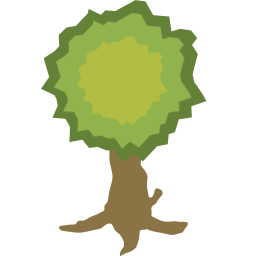
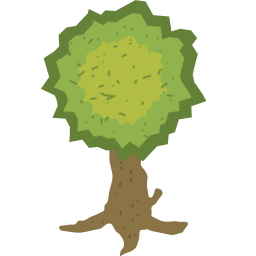
Layer changes from the first 256px x 256px image to the second:
added layer "Layer 12" in group "woods 2" over [66, 25, 175, 239]
